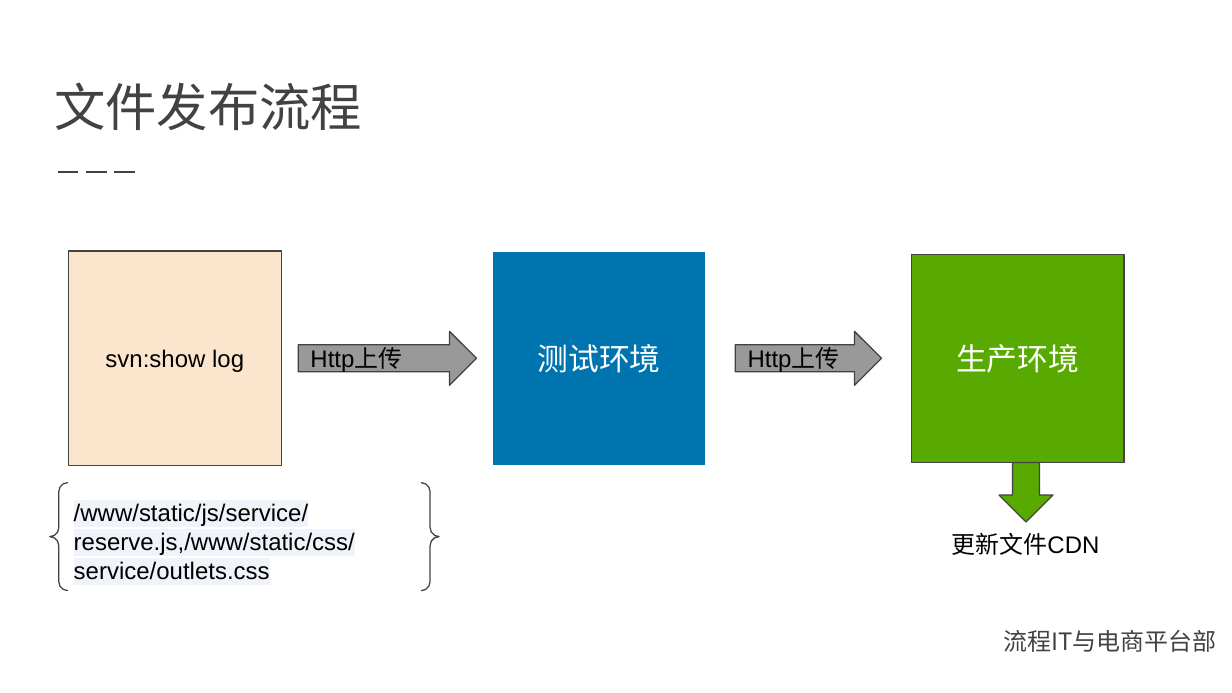
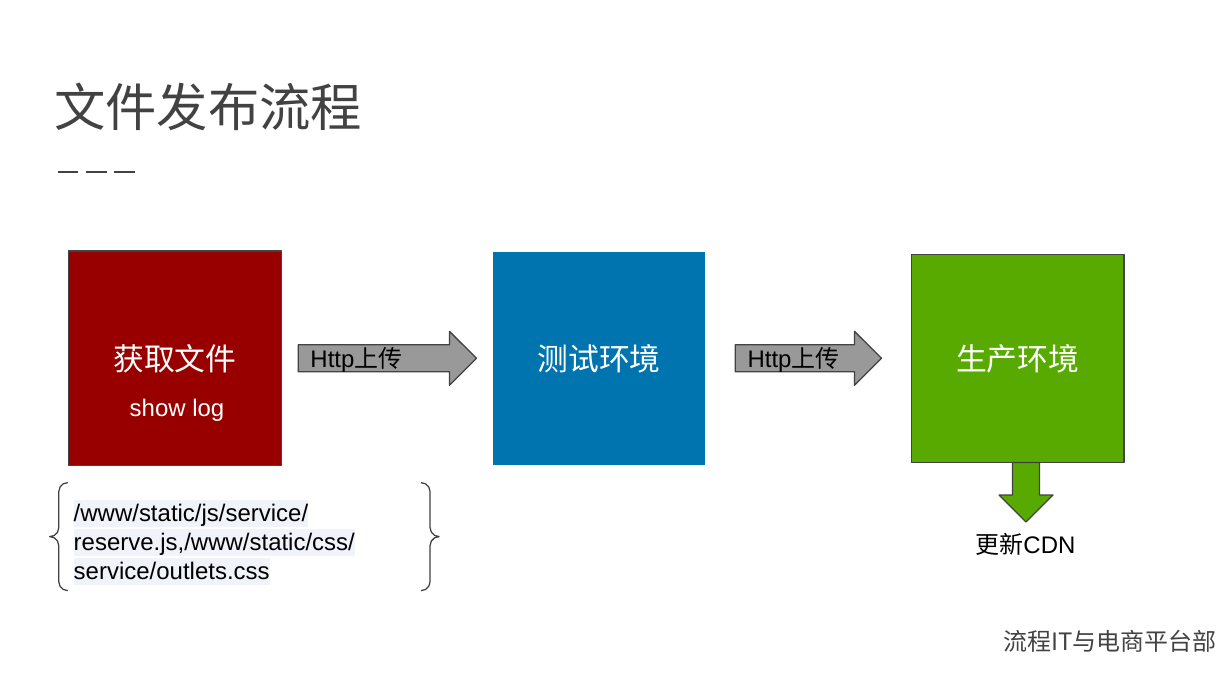
Before and after one commit to shekobe/test, a slide deck: slide 8 of 文件发布管理.pptx. Drawn at 1232x693 pixels with LibreOffice and Linux fonts; fonts in the diff are those of the drawing; background and template pictures are left out. Boxes give left, top, right and bottom in pixels: in the first picture for what was removed or moved away, otherwise in the second. Text is boxed around its words. In the diff, an @@ line names an element or a change of style, - is before the commit and + after.

```diff
--- a/文件发布管理.pptx
+++ b/文件发布管理.pptx
@@ rectangle "获取文件" at (69,251,282,466): fill #FCE5CD to #980000 @@
@@ text in rectangle at (113,344,236,373): text changed; size 14 to 18 pt; text colour #000000 to #FFFFFF @@
-svn:show log
+获取文件
@@ text added at (130,398,224,421), 14 pt, text #FFFFFF @@
+show log
@@ text at (975,533,1075,555): text changed @@
-更新文件CDN
+更新CDN
```
Also in this commit, not shown: 3 other slides changed.
